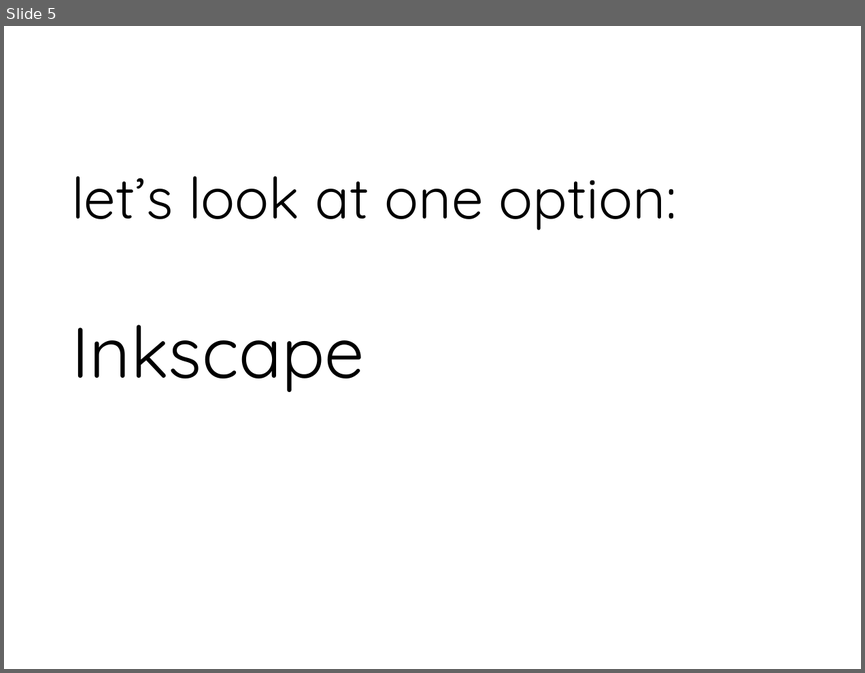
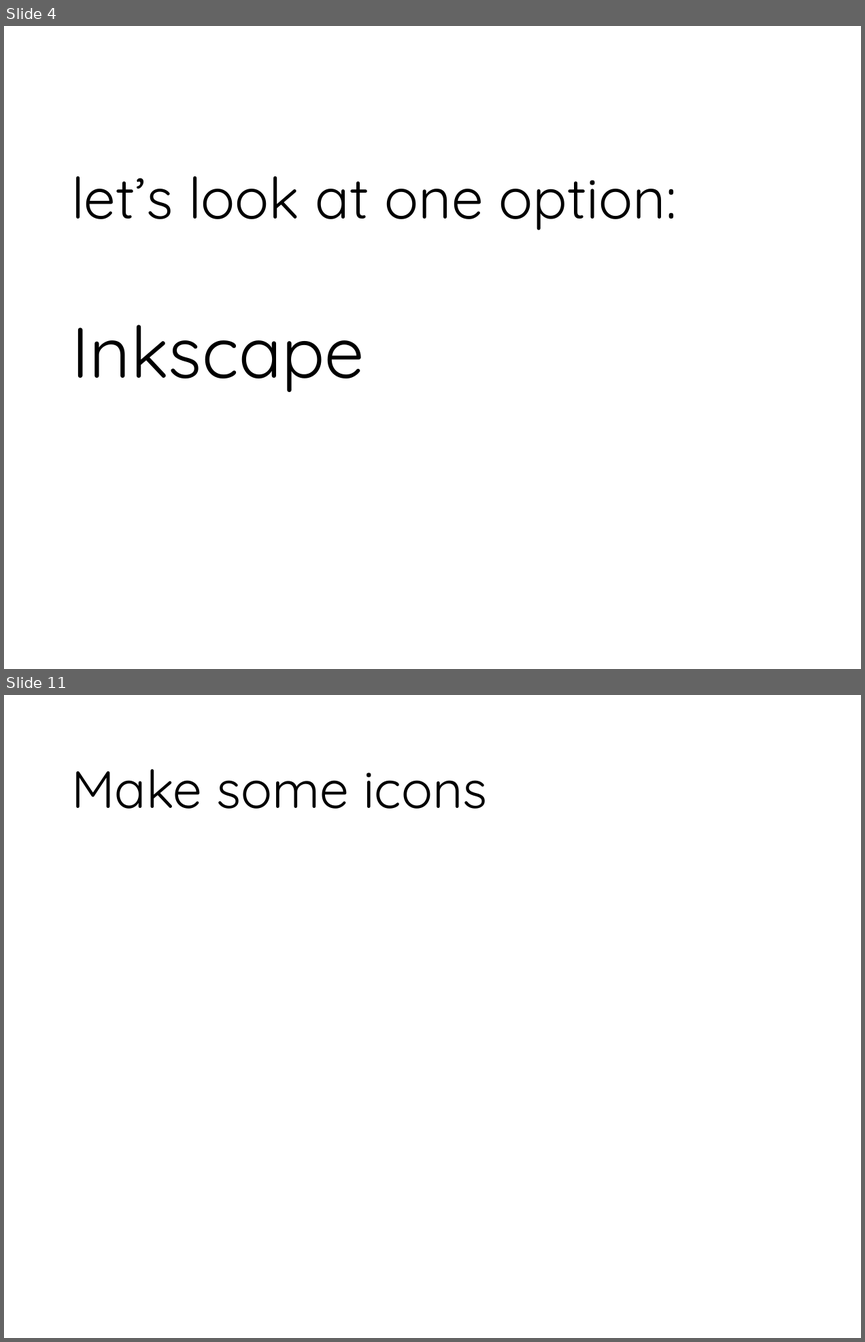
Before and after one commit to MicheleTobias/OpenSourceCartography, a slide deck: Talk/Slides/Custom QGIS Symbols with Inkscape.pptx. Shown one above the other, each under a label of ours: slide 5 before the commit, slides 4 and 11 after it; the slides between them are not shown. The pictures are 865x673 and 865x1342 pixels, drawn with LibreOffice and Linux fonts; fonts in the diff are those of the drawing; background and template pictures are left out. Boxes give left, top, right and bottom in pixels: in the first picture for what was removed or moved away, otherwise in the second. Text is boxed around its words. In the diff, an @@ line names an element or a change of style, - is before the commit and + after.

```diff
--- a/Talk/Slides/Custom QGIS Symbols with Inkscape.pptx
+++ b/Talk/Slides/Custom QGIS Symbols with Inkscape.pptx
@@ slide 11 added at (4, 695, 861, 1338), background picture (left out) @@
@@ title added at (71, 769, 487, 809), 44 pt, text #000000 @@
+Make some icons
@@ what was slide 5 is now slide 4 @@
```
Also in this commit, not shown: 3 slides changed, 5 other slides added, 1 slide removed, 3 other files.
